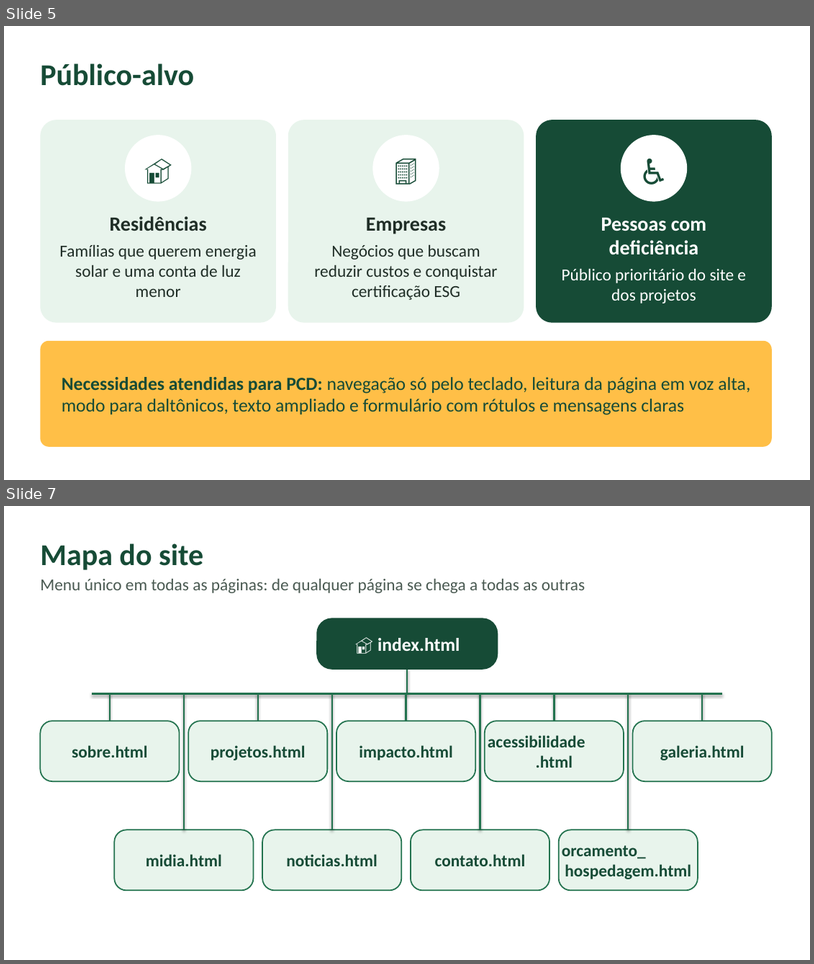
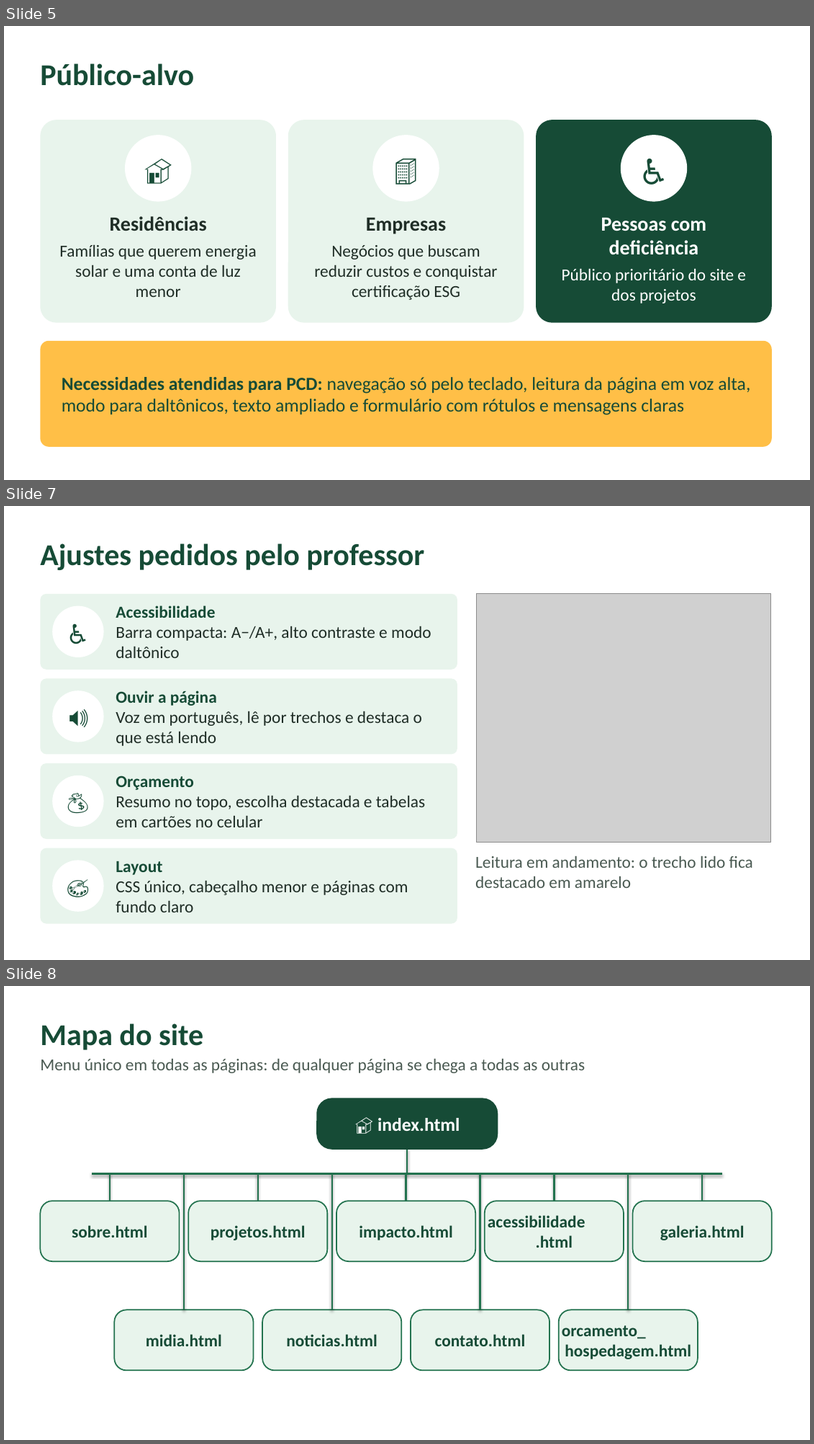
Before and after one commit to JeehSilphis/EcoLogica-Solucoes-, a slide deck: docs/Apresentacao-Final-EcoLogica.pptx. Shown one above the other, each under a label of ours: slides 5 and 7 before the commit, slides 5, 7 and 8 after it; the slides between them are not shown. The pictures are 814x964 and 814x1444 pixels, drawn with LibreOffice and Linux fonts; fonts in the diff are those of the drawing; grey boxes stand for pictures. Boxes give left, top, right and bottom in pixels: in the first picture for what was removed or moved away, otherwise in the second. Text is boxed around its words. In the diff, an @@ line names an element or a change of style, - is before the commit and + after.

Commit message:
Documentação, evidências e apresentação atualizadas com os ajustes pedidos pelo professor

```diff
--- a/docs/Apresentacao-Final-EcoLogica.pptx
+++ b/docs/Apresentacao-Final-EcoLogica.pptx
@@ slide 7 added at bbox=[4, 506, 810, 960], background #FFFFFF @@
@@ text added at bbox=[40, 543, 424, 570], 36 pt, text #164B36, bold @@
+Ajustes pedidos pelo professor
@@ rounded rectangle added at bbox=[40, 594, 458, 669], fill #E8F4EC @@
@@ ellipse added at bbox=[52, 606, 104, 657], fill #FFFFFF, 26 pt, text #164B36, bold @@
+♿
@@ text added at bbox=[116, 605, 432, 658], 20 pt, text #1F2D26 @@
+Acessibilidade
+Barra compacta: A−/A+, alto contraste e modo daltônico
@@ picture added at bbox=[476, 594, 772, 842] @@
@@ rounded rectangle added at bbox=[40, 678, 458, 754], fill #E8F4EC @@
@@ ellipse added at bbox=[52, 690, 104, 742], fill #FFFFFF, 26 pt, text #164B36, bold @@
+🔊
@@ text added at bbox=[116, 690, 422, 746], 20 pt, text #1F2D26 @@
+Ouvir a página
+Voz em português, lê por trechos e destaca o que está lendo
@@ rounded rectangle added at bbox=[40, 763, 458, 839], fill #E8F4EC @@
@@ ellipse added at bbox=[52, 775, 104, 826], fill #FFFFFF, 26 pt, text #164B36, bold @@
+💰
@@ text added at bbox=[116, 775, 425, 827], 20 pt, text #1F2D26 @@
+Orçamento
+Resumo no topo, escolha destacada e tabelas em cartões no celular
@@ rounded rectangle added at bbox=[40, 848, 458, 924], fill #E8F4EC @@
@@ ellipse added at bbox=[52, 860, 104, 911], fill #FFFFFF, 26 pt, text #164B36, bold @@
+🎨
@@ text added at bbox=[116, 861, 409, 912], 20 pt, text #1F2D26 @@
+Layout
+CSS único, cabeçalho menor e páginas com fundo claro
@@ text added at bbox=[476, 856, 754, 888], 20 pt, text #4A5A52 @@
+Leitura em andamento: o trecho lido fica destacado em amarelo
@@ what was slide 7 is now slide 8 @@
```
Also in this commit, not shown: 2 slides changed, 40 other files.
